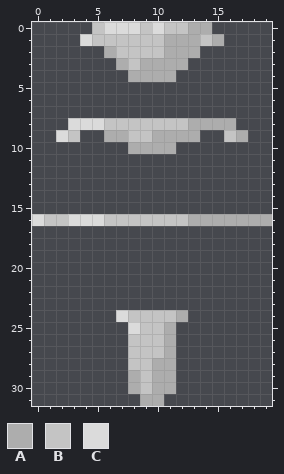
Pixel-art sprite: JamProject/Assets/Sprites/Projectile/Projectile_Splash_Vertical.png. The first picture shows the starting point.
The file is 20x32 pixels.
Palette (. is transparent): A #adadad  B #c4c4c4  C #dbdbdb
Pixels before, first column x 0:
 0 .....BCCCBCBBAA.....
 1 ....CBBBBBBAAABA....
 2 ......ABBBBAAA......
 3 .......ABAAAA.......
 4 ........AAAA........
 5 ....................
 6 ....................
 7 ....................
 8 ...CCCBBBBBBBAAAA...
 9 ..CB..AABBAAAA..BA..
10 ........AAAA........
11 ....................
12 ....................
13 ....................
14 ....................
15 ....................
16 CBBCCCBBBBBBBAAAAAAA
17 ....................
18 ....................
19 ....................
20 ....................
21 ....................
22 ....................
23 ....................
24 .......CBBBBA.......
25 ........CBBA........
26 ........BBBA........
27 ........BBBA........
28 ........BBAA........
29 ........ABAA........
30 ........ABAA........
31 .........AA.........
Once edited:
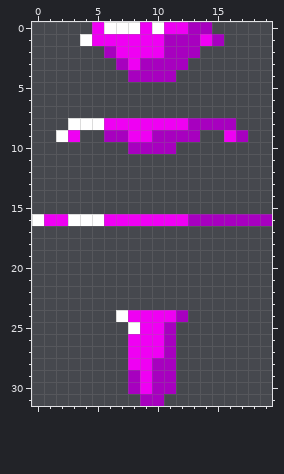
Edits made:
colour A: #adadad -> #a700bf
colour B: #c4c4c4 -> #ef00f3
colour C: #dbdbdb -> #ffffff
Boxes around the changes in both pictures, in picture pixels (x1, y1, x2, y2):
changed: (56, 22, 248, 154)
changed: (32, 214, 272, 226)
changed: (116, 310, 188, 406)
